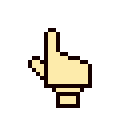
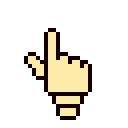
Comparing the layer stacks of the two w=128, h=128 images. Changes:
painted on "Background" over [24, 52, 92, 120]
